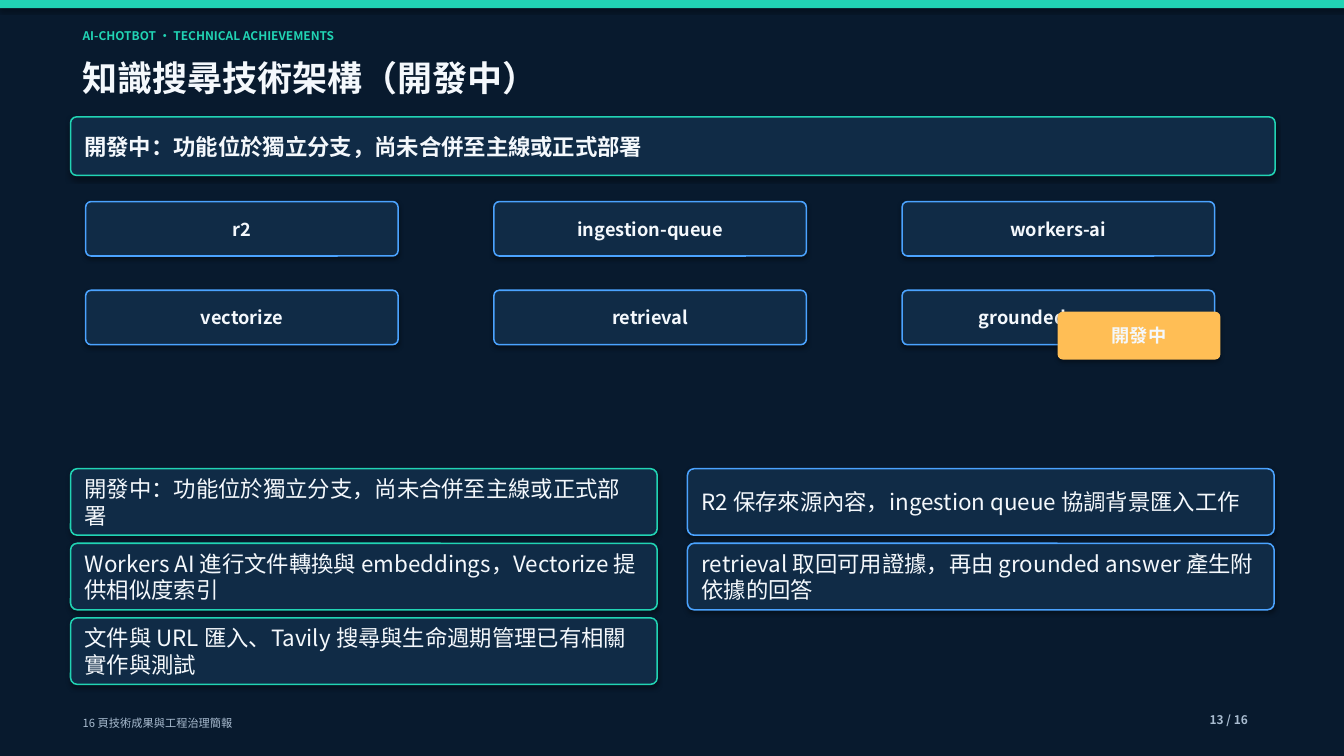
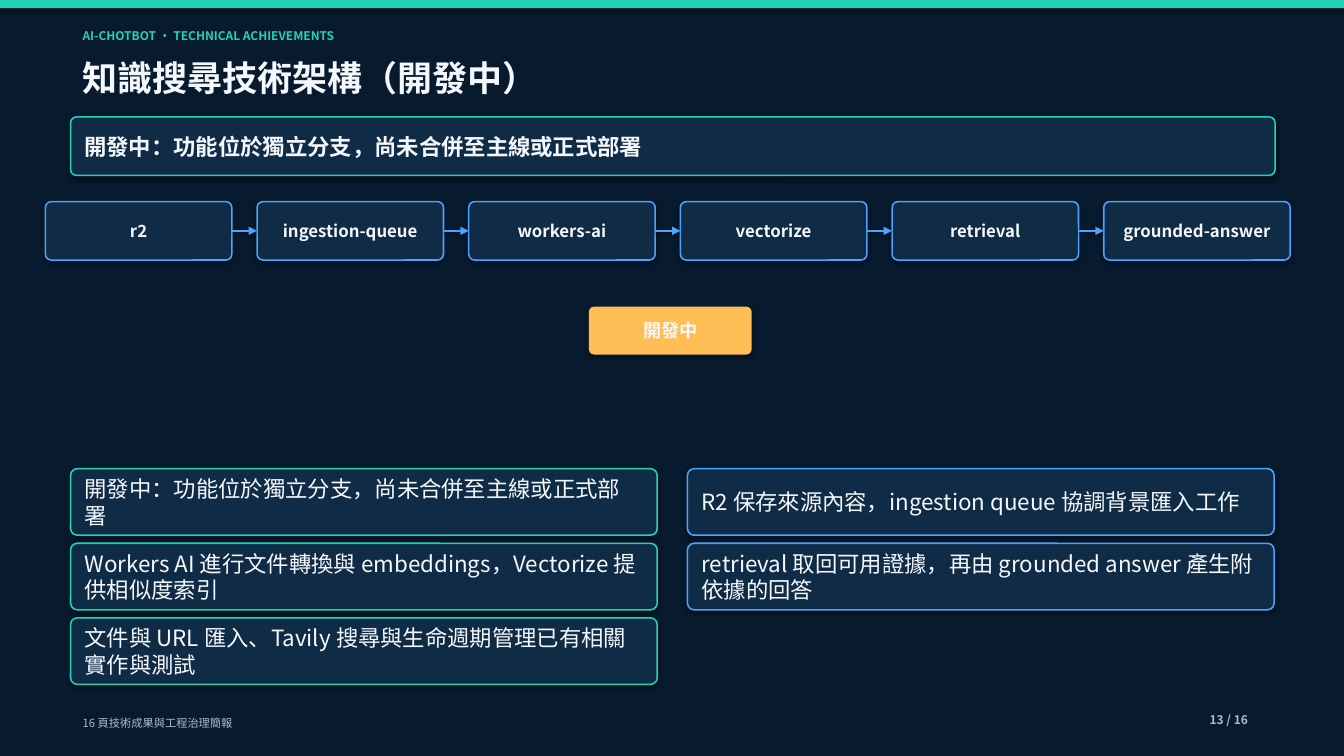
Before and after one commit to yamopeng0918/AI-ChotBot, a slide deck: slide 13 of docs/presentations/AI-ChotBot-technical-achievements.pptx. Drawn at 1344x756 pixels with LibreOffice and Linux fonts; fonts in the diff are those of the drawing. Boxes give left, top, right and bottom in pixels: in the first picture for what was removed or moved away, otherwise in the second. Text is boxed around its words. In the diff, an @@ line names an element or a change of style, - is before the commit and + after.

```diff
--- a/docs/presentations/AI-ChotBot-technical-achievements.pptx
+++ b/docs/presentations/AI-ChotBot-technical-achievements.pptx
@@ rounded rectangle "r2": place and size @@
-rounded rectangle "r2" at [86,202,398,256]
+rounded rectangle "r2" at [45,202,232,260]
@@ rounded rectangle "ingestion-queue": place and size @@
-rounded rectangle "ingestion-queue" at [494,202,807,256]
+rounded rectangle "ingestion-queue" at [257,202,444,260]
@@ rounded rectangle "workers-ai": place and size @@
-rounded rectangle "workers-ai" at [902,202,1215,256]
+rounded rectangle "workers-ai" at [469,202,655,260]
@@ rounded rectangle "vectorize": place and size @@
-rounded rectangle "vectorize" at [86,290,398,345]
+rounded rectangle "vectorize" at [681,202,867,260]
@@ size 13 to 12 pt in 6 elements at [45,202,232,260], [257,202,444,260], [1104,202,1291,260], [469,202,655,260], [681,202,867,260], [892,202,1079,260] @@
@@ rounded rectangle "retrieval": place and size @@
-rounded rectangle "retrieval" at [494,290,807,345]
+rounded rectangle "retrieval" at [892,202,1079,260]
@@ rounded rectangle "grounded-answer": place and size @@
-rounded rectangle "grounded-answer" at [902,290,1215,345]
+rounded rectangle "grounded-answer" at [1104,202,1291,260]
@@ arrow added from (232, 231) to (257, 231), #4BA3FF 1.8 pt @@
@@ arrow added from (444, 231) to (469, 231), #4BA3FF 1.8 pt @@
@@ arrow added from (655, 231) to (681, 231), #4BA3FF 1.8 pt @@
@@ arrow added from (867, 231) to (892, 231), #4BA3FF 1.8 pt @@
@@ arrow added from (1079, 231) to (1104, 231), #4BA3FF 1.8 pt @@
@@ rounded rectangle "開發中": place and size @@
-rounded rectangle "開發中" at [1059,313,1220,359]
+rounded rectangle "開發中" at [590,308,751,354]
```
Also in this commit, not shown: 1 other slide changed, 3 other files.
